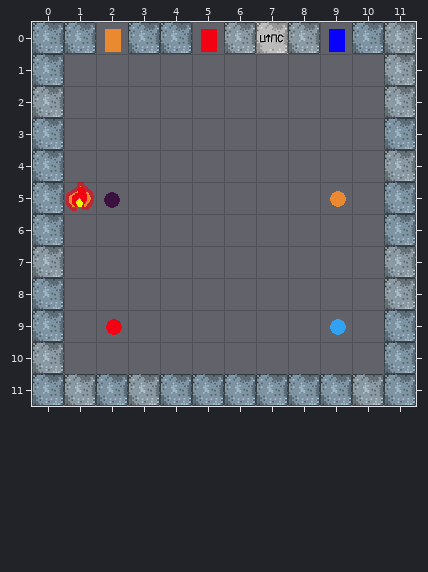
Two versions of a level (Tiled map, Assets/Resources/Rooms/PuzzlesPlusAwesome/RoomB.tmx). This is how it looked before the edit.
Cells are 32x32 px. Shown: x 0..11, y 0..11.
And afterwards:
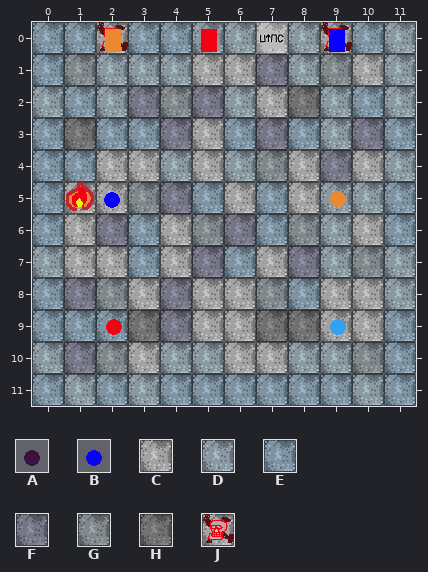
Key: from "RoomEditorImage": A 6, B 7, C 29, D 30, E 31, F 32, G 33, H 34, J 44.
_ is an empty cell.
Tiles replaced or removed in this view: A.
Tiles of an added or newly shown layer are drawn over the layers below it.
Diff:
Changed rows in their new state; . is an unchanged cell.
Layer "Floor" (now shown):
first column x 1:
 0 .J..D...J.
 1 GDDDCCFDGC
 2 EDFGFDCHDE
 3 HEEFCEFEDF
 4 ECCDCDGCFC
 5 CCGFECECDD
 6 CFECGFEGDC
 7 CCECFECFDG
 8 FGCFCCGECC
 9 EEHFCCHHCC
10 FGCDDCCDDG
Layer "Object1":
first column x 2:
 5 B
Boxes around the changes in both pictures, in picture pixels (x1, y1, x2, y2):
changed: (64, 22, 384, 374)
